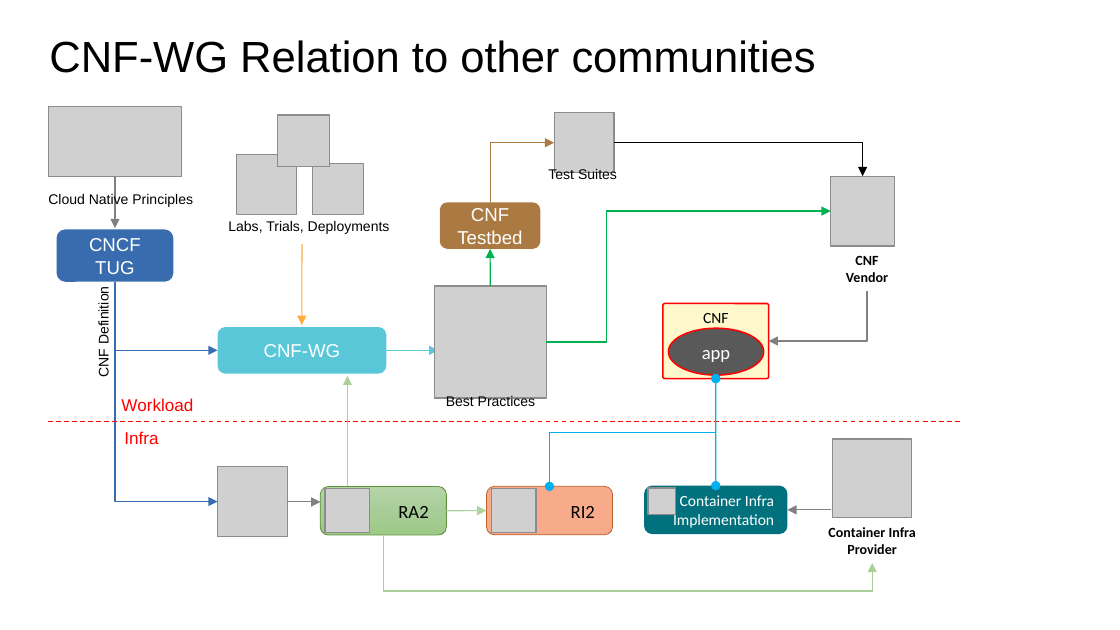
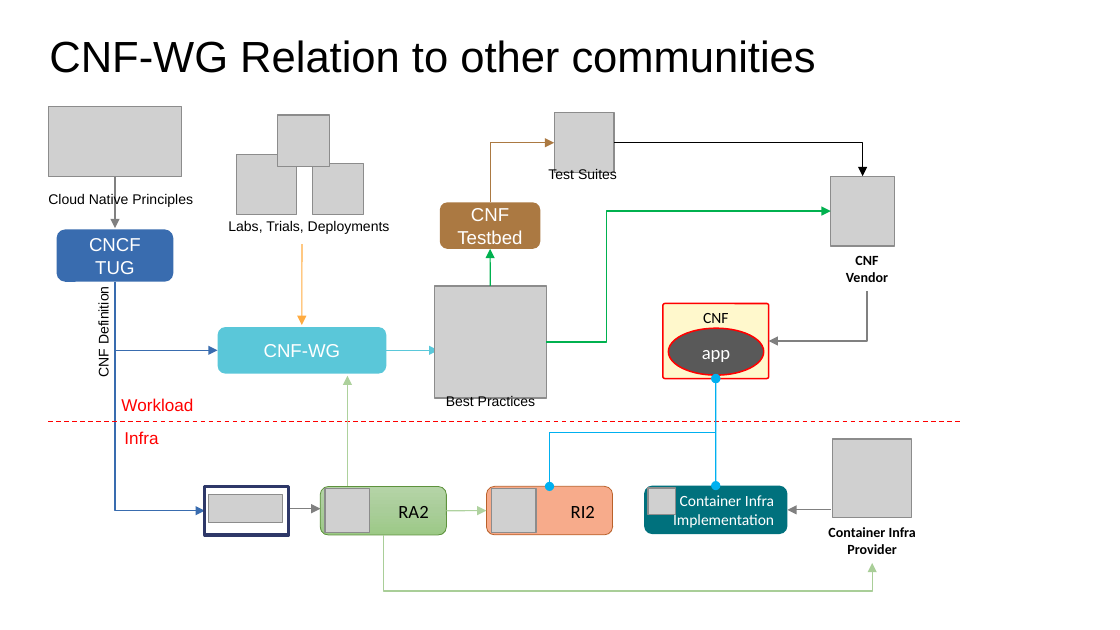
Before and after one commit to lfn-cnti/bestpractices, a slide deck: slide 1 of doc/figures/cnf-wg-relation.pptx. Drawn at 1120x630 pixels with LibreOffice and Linux fonts; fonts in the diff are those of the drawing; grey boxes stand for pictures. Boxes give left, top, right and bottom in pixels: in the first picture for what was removed or moved away, otherwise in the second. Text is boxed around its words. In the diff, an @@ line names an element or a change of style, - is before the commit and + after.

```diff
--- a/doc/figures/cnf-wg-relation.pptx
+++ b/doc/figures/cnf-wg-relation.pptx
@@ elbow arrow moved from (115, 282) - (217, 502) to (115, 282) - (205, 511) @@
@@ picture removed at <box>217,467,288,538</box> @@
@@ rectangle added at <box>205,486,289,534</box>, outline #2E3868 2 pt @@
@@ picture added at <box>209,495,283,523</box> @@
@@ arrow moved from (288, 502) - (320, 502) to (288, 508) - (320, 508) @@
```
Also in this commit, not shown: 2 other files.
